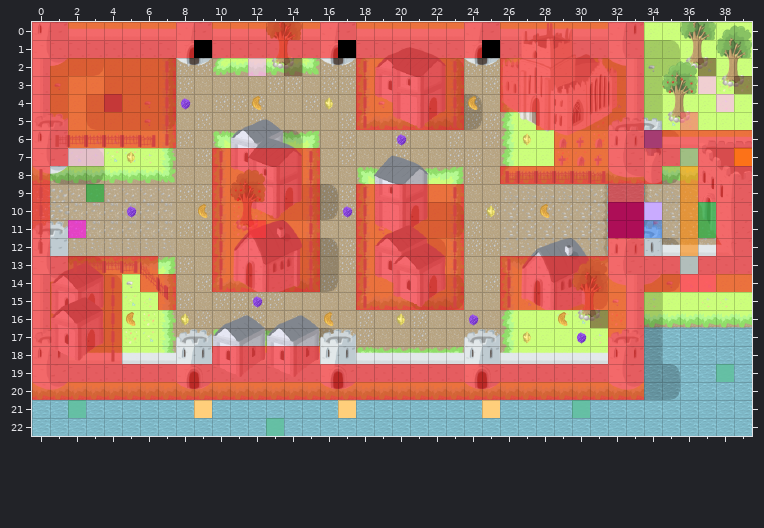
Level history. Tiled map (JSON): dist/assets/level/truffles_level_1.json. The picture above is the old version.
Cells are 32x32 px. Shown: x 0..39, y 0..22.
After the commit:
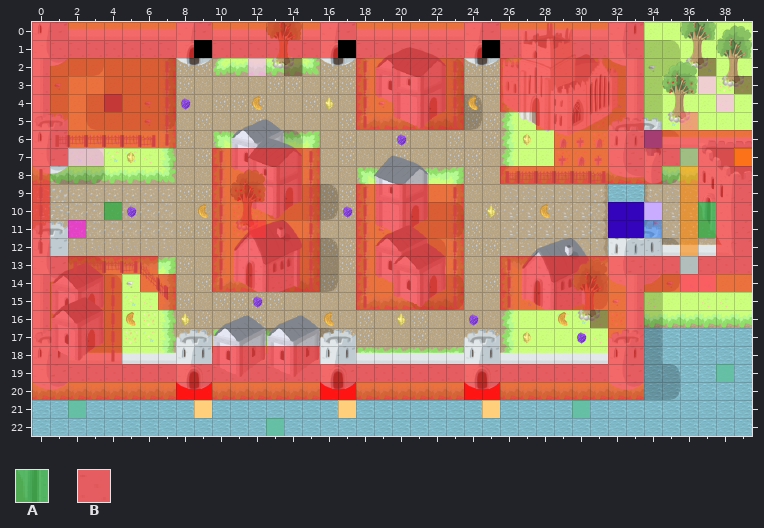
Key: from "truffles_level_1_tileset": A 550, B 654.
_ is an empty cell.
Tiles of an added or newly shown layer are drawn over the layers below it.
See-through tiles are keyed as they look on the map.
What changed:
{"where": "layer \"map/castle/walls/walls_doors_depth_03\" (added)"}
{"y":20,"x":8,"old":"__","new":"BB"}
{"y":20,"x":16,"old":"__","new":"BB"}
{"y":20,"x":24,"old":"__","new":"BB"}
{"where": "layer \"map/environment_collision/collide_depth_\""}
{"y":9,"x":32,"old":"BB","new":"__"}
{"y":10,"x":32,"old":"BB","new":"__"}
{"y":11,"x":32,"old":"BB","new":"__"}
{"y":12,"x":32,"old":"BB","new":"__"}
{"where": "layer \"map/goal/goal_depth_02\""}
{"y":9,"x":3,"old":"A","new":"_"}
{"y":10,"x":4,"old":"_","new":"A"}
{"label":"changed","picture_box":[86,184,122,220]}
{"label":"removed","picture_box":[608,184,644,256]}
{"label":"added","picture_box":[176,382,212,400]}
{"label":"added","picture_box":[320,382,356,400]}
{"label":"added","picture_box":[464,382,500,400]}
